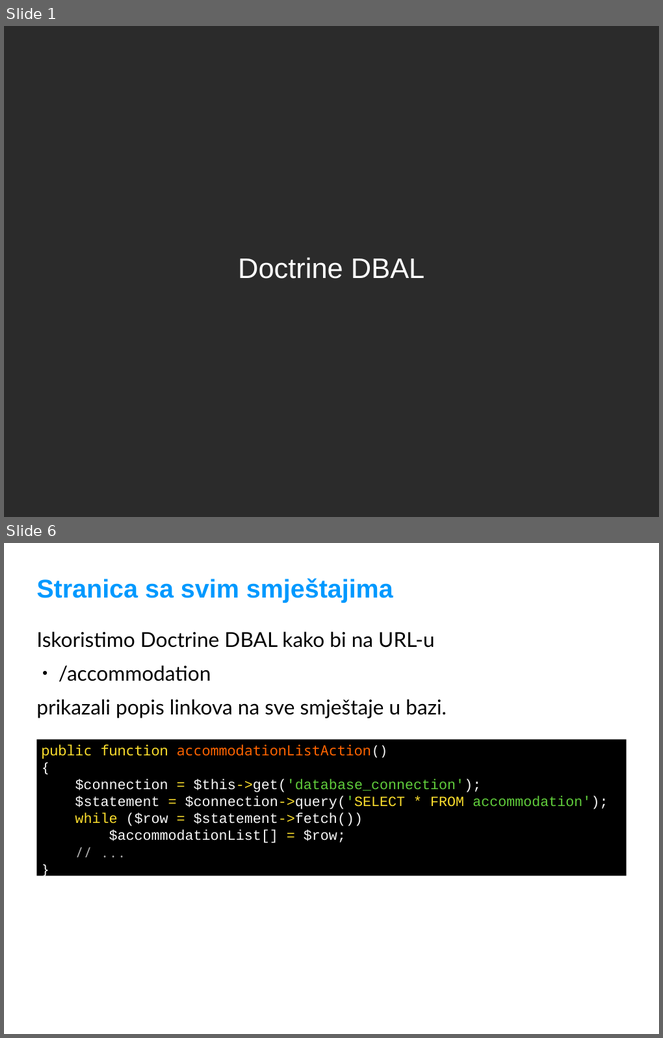
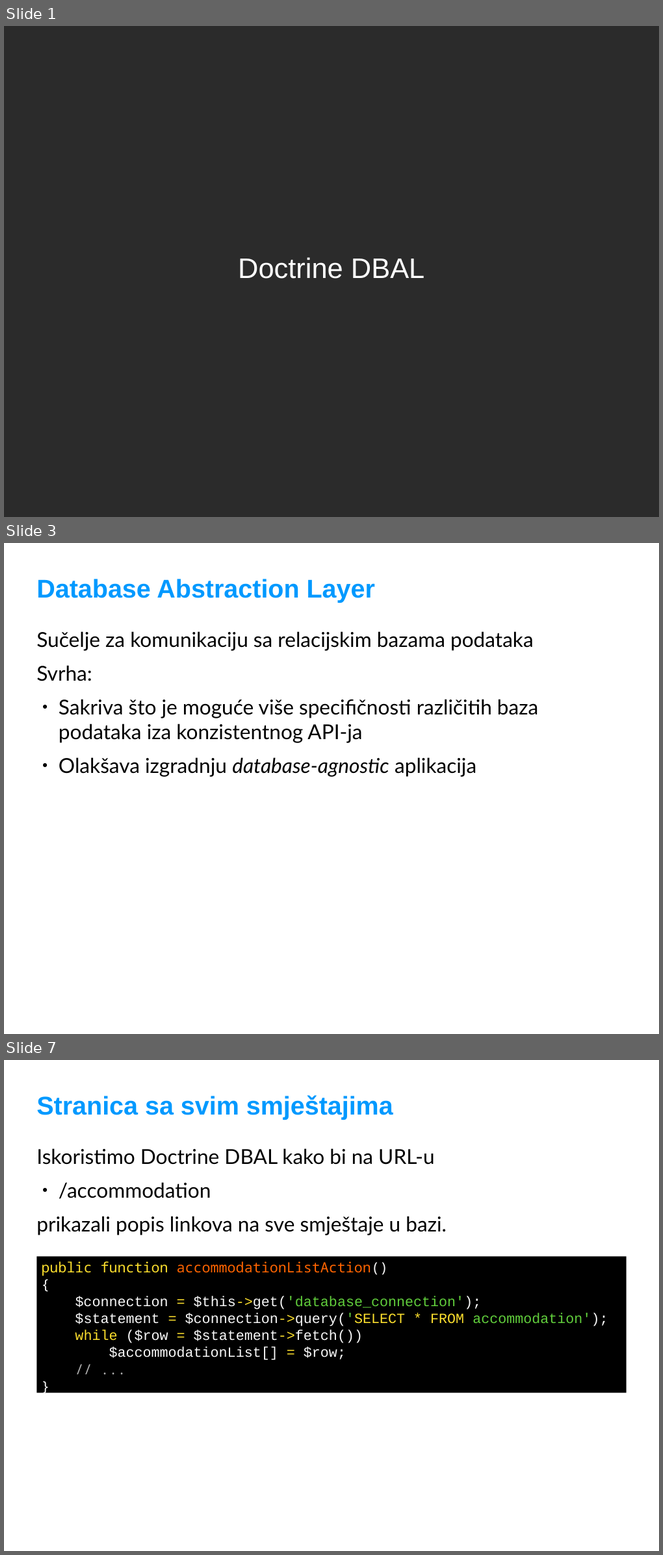
Before and after one commit to adriatichr/php-academy, a slide deck: predavanja/30 Doctrine DBAL.odp. Shown one above the other, each under a label of ours: slides 1 and 6 before the commit, slides 1, 3 and 7 after it; the slides between them are not shown. The pictures are 663x1038 and 663x1555 pixels, drawn with LibreOffice and Linux fonts; fonts in the diff are those of the drawing; background and template pictures are left out; a plain dark background stands for a picture behind light text. Boxes give left, top, right and bottom in pixels: in the first picture for what was removed or moved away, otherwise in the second. Text is boxed around its words. In the diff, an @@ line names an element or a change of style, - is before the commit and + after.

```diff
--- a/predavanja/30 Doctrine DBAL.odp
+++ b/predavanja/30 Doctrine DBAL.odp
@@ slide 3 added at (x1=4, y1=543, x2=659, y2=1034), background #FFFFFF @@
@@ title added at (x1=36, y1=579, x2=375, y2=603), 40 pt, text #0099FF, bold @@
+Database Abstraction Layer
@@ text added at (x1=36, y1=631, x2=538, y2=777), 32 pt, text #000000 @@
+Sučelje za komunikaciju sa relacijskim bazama podataka
+Svrha:
+● Sakriva što je moguće više specifičnosti različitih baza podataka iza konzistentnog API-ja
+● Olakšava izgradnju database-agnostic aplikacija
@@ what was slide 6 is now slide 7 @@
```
Also in this commit, not shown: 5 slides changed, 2 other slides added.
